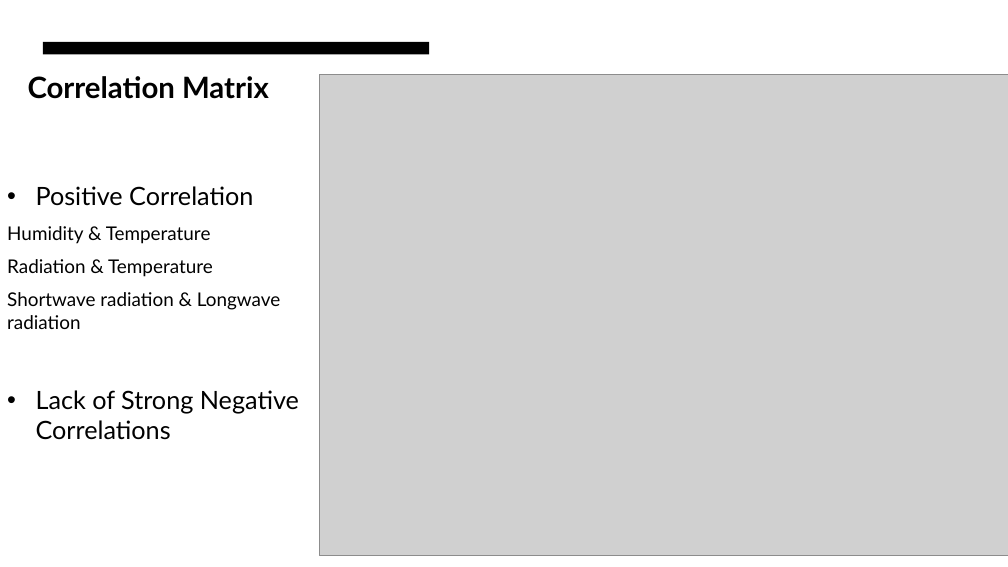
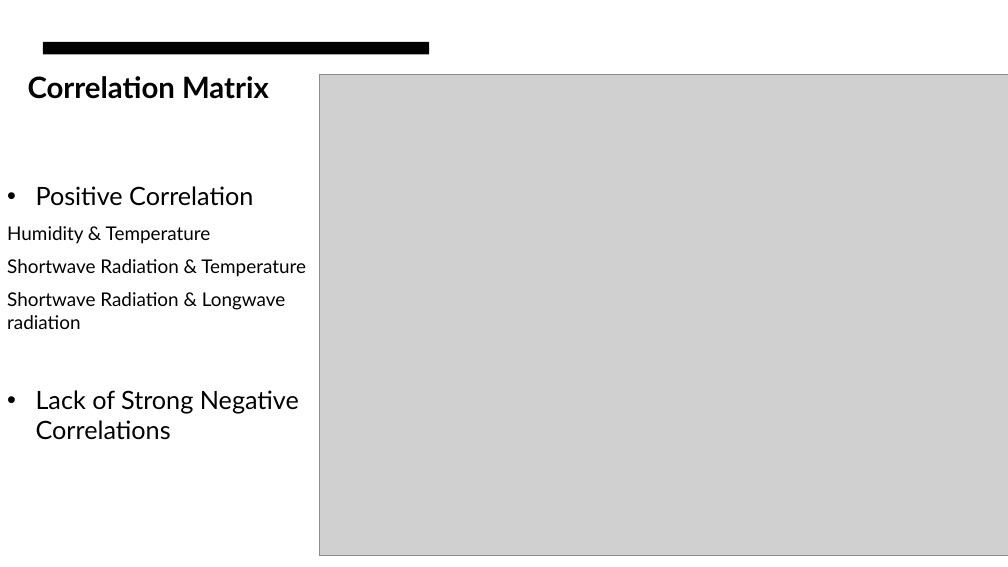
Before and after one commit to Chenyu-MA2024/EART60702-project1, a slide deck: slide 9 of Project 1 Presentation.pptx. Drawn at 1008x567 pixels with LibreOffice and Linux fonts; fonts in the diff are those of the drawing; grey boxes stand for pictures. Boxes give left, top, right and bottom in pixels: in the first picture for what was removed or moved away, otherwise in the second. Text is boxed around its words. In the diff, an @@ line names an element or a change of style, - is before the commit and + after.

```diff
--- a/Project 1 Presentation.pptx
+++ b/Project 1 Presentation.pptx
@@ text at [7, 259, 306, 329]: text changed @@
-Radiation & Temperature
-Shortwave radiation & Longwave radiation
+Shortwave Radiation & Temperature
+Shortwave Radiation & Longwave radiation
```
